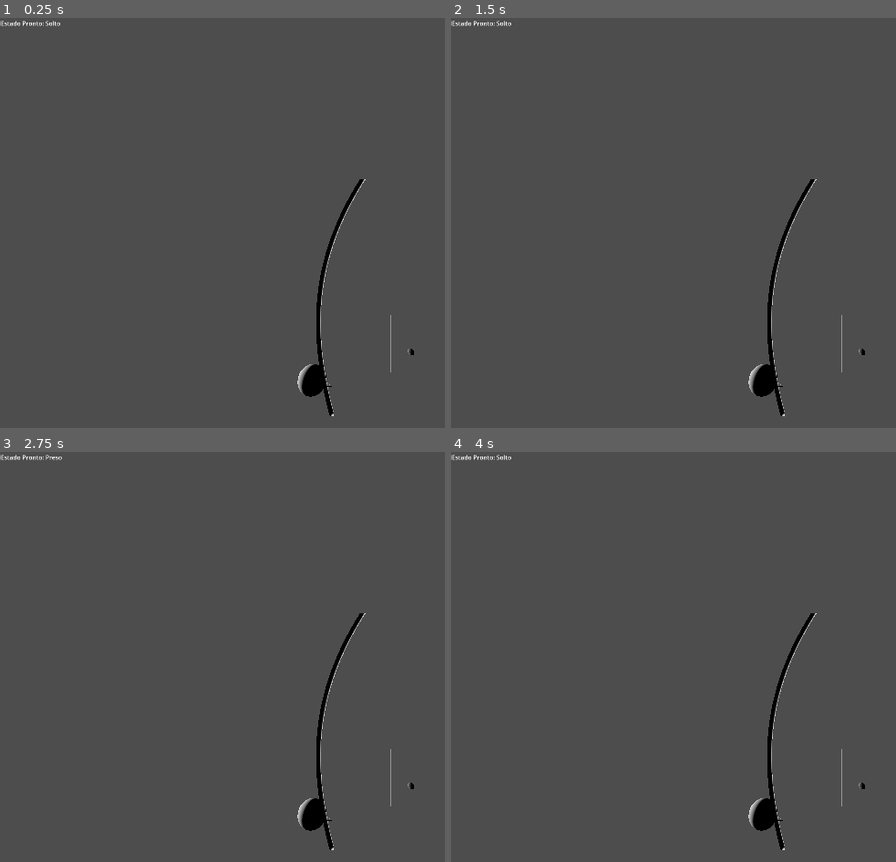
Above: before the commit, frames 1-4 (two rows, left to right).
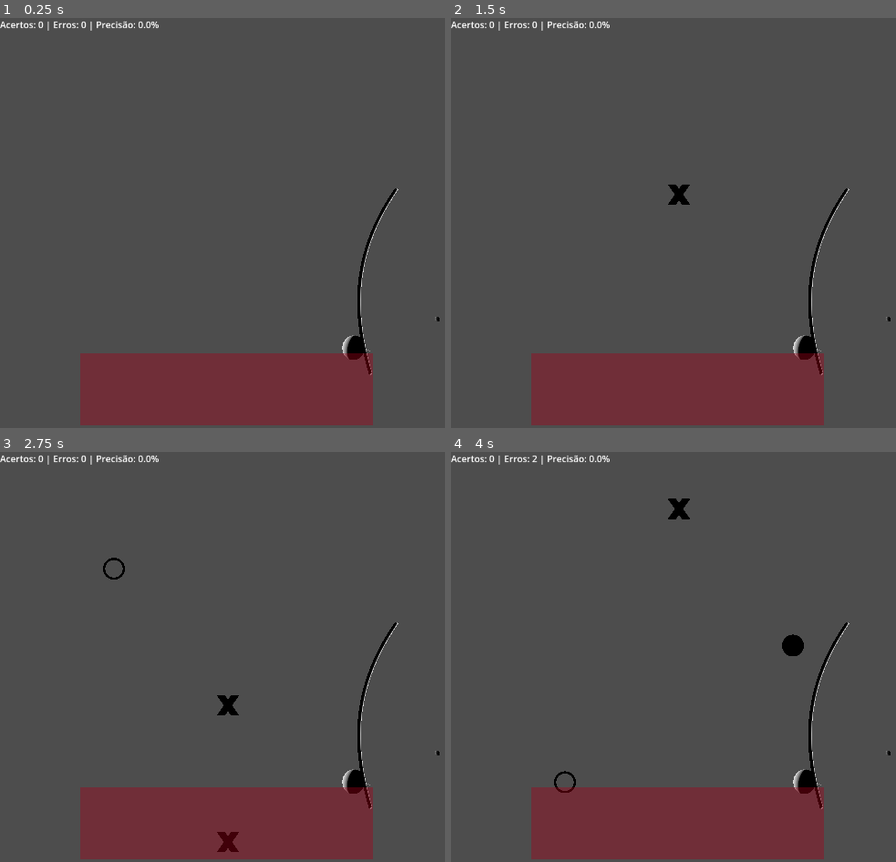
Above: after the commit, the same moments.

Repository: frsbrito/berimbau-3d
Game: Godot game, scene res://scenes/main.tscn
Two runs of this game, one before a commit and one after it. Both use one fixed random seed, a clock stepped at 60 frames per second and the inputs below.
Inputs:
- Up to frame 1 (0.25 s): no input
- Up to frame 2 (1.5 s): tap Enter at 0.5 s; tap Space (toque_baqueta) at 0.6 s; tap 2 (dobrao_chiado) at 1.35 s
- Up to frame 3 (2.75 s): tap Space (toque_baqueta) at 1.55, 2, 2.3 s; hold 3 (dobrao_preso) from 2.03 s (still down)
- Up to frame 4 (4 s): release 3 (dobrao_preso) at 2.78 s; tap Space (toque_baqueta) at 2.85, 3.6 s

The runs differ from the first frame. In frame 1, 13% of the frame differs, in the area x 0-99%, y 0-100%; in frame 2, 13%; in frame 3, 13%; in frame 4, 13%.

Commit message:
Incluir sprites, sistema de notas e acertos

Diff:
--- a/project.godot
+++ b/project.godot
@@ -13,7 +13,7 @@
 config/name="Berimbau_3D"
 run/main_scene="uid://ttefn00ejmbp"
 config/features=PackedStringArray("4.4", "Mobile")
-config/icon="res://icon.svg"
+config/icon="uid://cyk4d832w3uap"
 
 [audio]
 
@@ -21,8 +21,8 @@
 
 [display]
 
-window/size/viewport_width=1920
-window/size/viewport_height=1080
+window/size/viewport_width=1280
+window/size/viewport_height=720
 window/stretch/mode="viewport"
 
 [input]
--- a/scenes/main.gd
+++ b/scenes/main.gd
@@ -1,29 +1,100 @@
 extends Node3D
 
+# --- Constantes ---
 const SOM_SOLTO = preload("res://assets/audio/som_solto.ogg")
 const SOM_PRESO = preload("res://assets/audio/som_preso.ogg")
 const SOM_CHIADO = preload("res://assets/audio/som_chiado.ogg")
+const NOTA_SCENE = preload("res://scenes/nota.tscn")
 
+# --- Referências de Nós (@onready) ---
 @onready var sound_player = $SoundPlayer
 @onready var debug_label = $CanvasLayer/DebugLabel
+@onready var pistas_container = $CanvasLayer/Pistas
+@onready var pista_solto = $CanvasLayer/Pistas/Pista_Solto
+@onready var pista_chiado = $CanvasLayer/Pistas/Pista_Chiado
+@onready var pista_preso = $CanvasLayer/Pistas/Pista_Preso
 
+# --- Variáveis do Jogo ---
 var nomes_dos_sons = ["", "Solto", "Chiado", "Preso"]
+var toque_de_angola = [2, 2, 1, 3]
+var toque_index = 0
+var notas_na_zona = []
+var total_acertos = 0
+var total_erros = 0
+var total_notas_geradas = 0
 
+# --- Funções do Jogo ---
 func _process(_delta):
+	# Lógica do estado do dobrão
 	var estado_atual_id = 1
 	if Input.is_action_pressed("dobrao_preso"):
 		estado_atual_id = 3
 	elif Input.is_action_pressed("dobrao_chiado"):
 		estado_atual_id = 2
 
-	debug_label.text = "Estado Pronto: " + nomes_dos_sons[estado_atual_id]
+	var porcentagem_acertos = 0.0
+	if total_notas_geradas > 0:
+		porcentagem_acertos = (float(total_acertos) / total_notas_geradas) * 100
 
+	debug_label.text = "Acertos: " + str(total_acertos) + " | Erros: " + str(total_erros) + " | Precisão: " + ("%.1f" % porcentagem_acertos) + "%"
+
+	# Lógica do toque da baqueta
 	if Input.is_action_just_pressed("toque_baqueta"):
+		var nota_acertada = null
+		for nota in notas_na_zona:
+			if nota.tipo == estado_atual_id:
+				nota_acertada = nota
+				break
+
+		# Lógica de acerto e erro
+		if nota_acertada != null:
+			print("ACERTOU! (Tipo: ", nota_acertada.tipo, ")")
+			total_acertos += 1
+			notas_na_zona.erase(nota_acertada)
+			nota_acertada.queue_free()
+		else:
+			print("ERROU! (Nenhuma nota correspondente na zona)")
+
+		# Lógica do som a tocar de acordo com input
 		var som_a_tocar = SOM_SOLTO
 		if estado_atual_id == 3:
 			som_a_tocar = SOM_PRESO
 		elif estado_atual_id == 2:
 			som_a_tocar = SOM_CHIADO
-
 		sound_player.stream = som_a_tocar
 		sound_player.play()
+
+# Função Timer que gera notas, qualifica e posiciona
+func _on_timer_timeout():
+	total_notas_geradas += 1
+
+	var nova_nota = NOTA_SCENE.instantiate()
+	var tipo_da_nota = toque_de_angola[toque_index]
+	toque_index = (toque_index + 1) % toque_de_angola.size()
+
+	if tipo_da_nota == 1:
+		nova_nota.position = pista_solto.position
+	elif tipo_da_nota == 2:
+		nova_nota.position = pista_chiado.position
+	else:
+		nova_nota.position = pista_preso.position
+
+	pistas_container.add_child(nova_nota)
+	nova_nota.setup(tipo_da_nota)
+
+func _on_zona_de_acerto_area_entered(area: Area2D) -> void:
+	notas_na_zona.append(area)
+
+func _on_zona_de_acerto_area_exited(area: Area2D) -> void:
+	if notas_na_zona.has(area):
+		total_erros += 1
+		notas_na_zona.erase(area)
+		area.queue_free()
+
+func get_som_pelo_id(id):
+	if id == 1:
+		return SOM_SOLTO
+	elif id == 2:
+		return SOM_CHIADO
+	else:
+		return SOM_PRESO
--- a/scenes/main.tscn
+++ b/scenes/main.tscn
@@ -1,13 +1,16 @@
-[gd_scene load_steps=3 format=3 uid="uid://ttefn00ejmbp"]
+[gd_scene load_steps=4 format=3 uid="uid://ttefn00ejmbp"]
 
 [ext_resource type="Script" uid="uid://nbg7ive7pwbf" path="res://scenes/main.gd" id="1_o5qli"]
 [ext_resource type="PackedScene" uid="uid://enqj04q6cvff" path="res://assets/models/BerimbauKit.glb" id="2_0wfyh"]
+
+[sub_resource type="RectangleShape2D" id="RectangleShape2D_0wfyh"]
+size = Vector2(102.7, 25.2)
 
 [node name="Node3D" type="Node3D"]
 script = ExtResource("1_o5qli")
 
 [node name="Camera3D" type="Camera3D" parent="."]
-transform = Transform3D(-0.491193, 0, 0.871051, 0, 1, 0, -0.871051, 0, -0.491193, 9.02088, 2.52594, -6.17267)
+transform = Transform3D(-0.491193, 0, 0.871051, 0, 1, 0, -0.871051, 0, -0.491193, 12.021, 2.526, -6.173)
 current = true
 
 [node name="SoundPlayer" type="AudioStreamPlayer3D" parent="."]
@@ -17,6 +20,7 @@
 transform = Transform3D(1, 0, 0, 0, 1, 0, 0, 0, 1, 1.22567, 0, 0.131646)
 
 [node name="DirectionalLight3D" type="DirectionalLight3D" parent="."]
+transform = Transform3D(0.988065, -0.154038, 0, 0.154038, 0.988065, 0, 0, 0, 1, -0.357379, 0.59102, -4.49169)
 
 [node name="CanvasLayer" type="CanvasLayer" parent="."]
 
@@ -24,3 +28,36 @@
 offset_right = 40.0
 offset_bottom = 23.0
 text = "Estado:"
+
+[node name="Pistas" type="Node2D" parent="CanvasLayer"]
+
+[node name="Pista_Solto" type="Marker2D" parent="CanvasLayer/Pistas"]
+position = Vector2(200, 100)
+
+[node name="Pista_Chiado" type="Marker2D" parent="CanvasLayer/Pistas"]
+position = Vector2(400, 100)
+
+[node name="Pista_Preso" type="Marker2D" parent="CanvasLayer/Pistas"]
+position = Vector2(600, 100)
+
+[node name="ZonaDeAcerto" type="Area2D" parent="CanvasLayer"]
+
+[node name="CollisionShape2D" type="CollisionShape2D" parent="CanvasLayer/ZonaDeAcerto"]
+position = Vector2(398, 652)
+scale = Vector2(5, 5)
+shape = SubResource("RectangleShape2D_0wfyh")
+
+[node name="ColorRect" type="ColorRect" parent="CanvasLayer/ZonaDeAcerto"]
+offset_left = 141.0
+offset_top = 589.0
+offset_right = 655.0
+offset_bottom = 715.0
+color = Color(0.65098, 0, 0.0901961, 0.392157)
+
+[node name="Timer" type="Timer" parent="."]
+wait_time = 0.8
+autostart = true
+
+[connection signal="area_entered" from="CanvasLayer/ZonaDeAcerto" to="." method="_on_zona_de_acerto_area_entered"]
+[connection signal="area_exited" from="CanvasLayer/ZonaDeAcerto" to="." method="_on_zona_de_acerto_area_exited"]
+[connection signal="timeout" from="Timer" to="." method="_on_timer_timeout"]
--- /dev/null
+++ b/scenes/nota.tscn
@@ -0,0 +1,17 @@
+[gd_scene load_steps=4 format=3 uid="uid://dbnpudm2eri0j"]
+
+[ext_resource type="Texture2D" uid="uid://cjm2708jqgtff" path="res://assets/sprites/nota_chiado.png" id="1_np0oh"]
+[ext_resource type="Script" uid="uid://cxha4iabv4bmh" path="res://scripts/nota.gd" id="1_tich3"]
+
+[sub_resource type="RectangleShape2D" id="RectangleShape2D_jyhfs"]
+size = Vector2(256, 256)
+
+[node name="Nota" type="Area2D"]
+scale = Vector2(0.15, 0.15)
+script = ExtResource("1_tich3")
+
+[node name="Sprite2D" type="Sprite2D" parent="."]
+texture = ExtResource("1_np0oh")
+
+[node name="CollisionShape2D" type="CollisionShape2D" parent="."]
+shape = SubResource("RectangleShape2D_jyhfs")
--- /dev/null
+++ b/scripts/nota.gd
@@ -0,0 +1,22 @@
+extends Area2D
+
+@export var speed = 300.0
+var tipo = 0
+
+const SPRITE_SOLTO = preload("res://assets/sprites/nota_solto.png")
+const SPRITE_CHIADO = preload("res://assets/sprites/nota_chiado.png")
+const SPRITE_PRESO = preload("res://assets/sprites/nota_preso.png")
+
+@onready var sprite = $Sprite2D
+
+func _process(delta):
+	position.y += speed * delta
+
+func setup(tipo_da_nota):
+	if tipo_da_nota == 1:
+		sprite.texture = SPRITE_SOLTO
+	elif tipo_da_nota == 2:
+		sprite.texture = SPRITE_CHIADO
+	else:
+		sprite.texture = SPRITE_PRESO
+	tipo = tipo_da_nota
Binary file added: assets/sprites/nota_chiado.png
Not shown, added: assets/sprites/nota_chiado.png.import
Binary file added: assets/sprites/nota_preso.png
Not shown, added: assets/sprites/nota_preso.png.import
Binary file added: assets/sprites/nota_solto.png
Not shown, added: assets/sprites/nota_solto.png.import
Renamed: icon.svg -> bkp/icon.svg
Not shown, changed: bkp/icon.svg.import
Binary file added: icon.png
Not shown, added: icon.png.import
Not shown, added: scripts/nota.gd.uid
